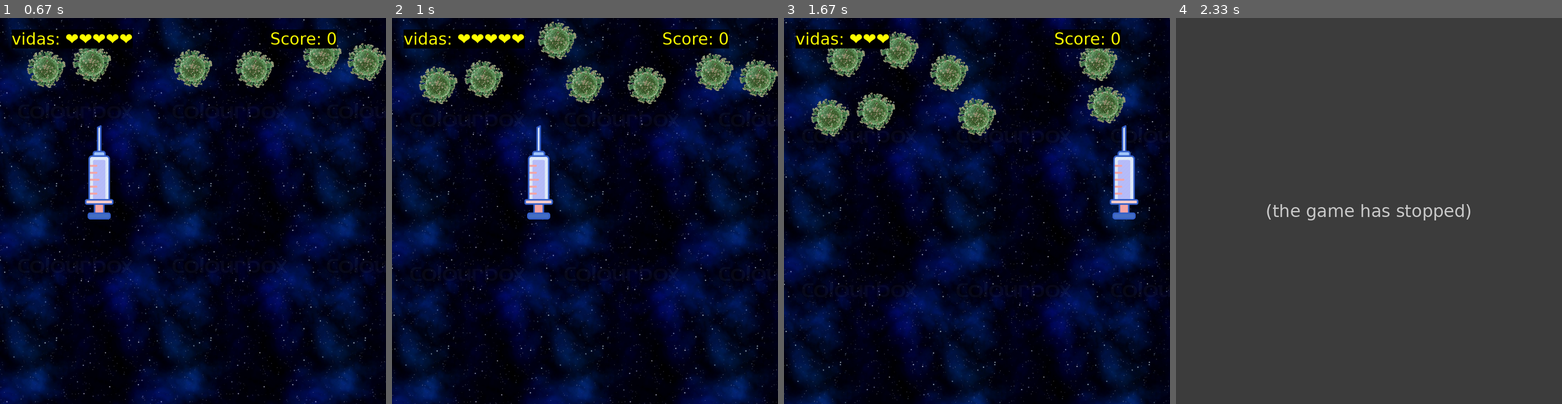
Above: before the commit, frames 1-4 (left to right).
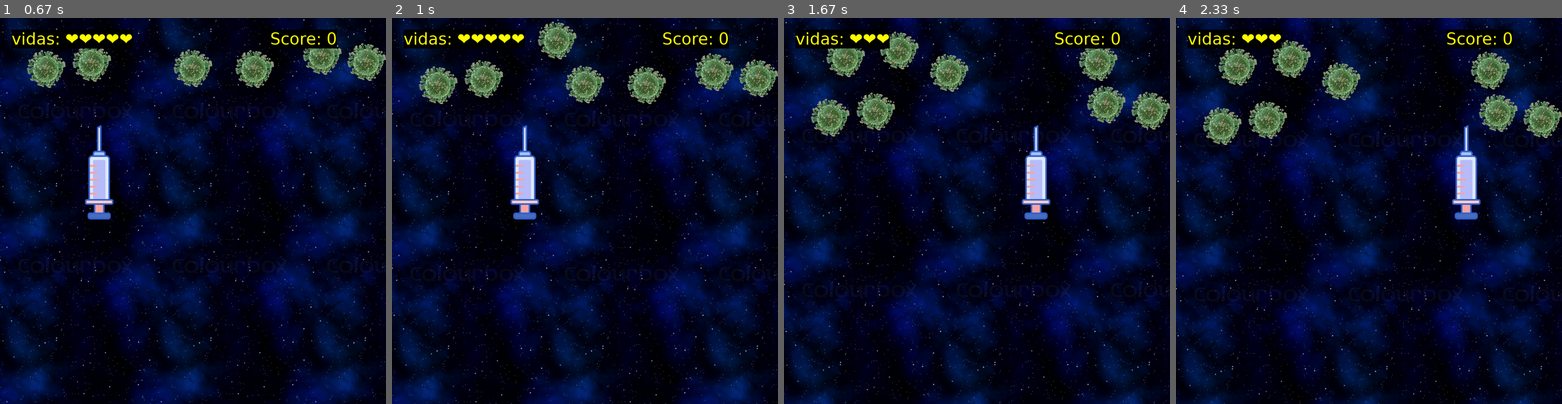
Above: after the commit, the same moments.

Repository: fccoelho/curso_pygame
Game: pygame game, started from coronashooter/main.py
Two runs of this game, one before a commit and one after it. Both use one fixed random seed, a clock stepped at 60 frames per second and the inputs below.
Inputs:
- Up to frame 1 (0.67 s): hold  from 0.33 s (still down); hold Right from 0.33 s (still down)
- Up to frame 2 (1 s): release  at 0.8 s; release Right at 0.8 s; hold M from 0.83 s (still down); hold Right from 0.83 s (still down)
- Up to frame 3 (1.67 s): release M at 1.3 s; release Right at 1.3 s; hold M from 1.33 s (still down); hold Right from 1.33 s (still down)
- Up to frame 4 (2.33 s): release M at 1.8 s; release Right at 1.8 s; tap Esc at 1.83 s

Frame 1 is identical in both runs. In frame 2, 1.6% of the frame differs, in the area x 30-42%, y 27-53%; in frame 3, 3.4%; in frame 4, 99%, in the area x 0-100%, y 0-100%.
Before the commit the program exited at 1.83 s; later frames show no game.

Commit message:
Adicionei controle de volume adicionei som de explosão na morte do jogador. adicionei game over

Diff:
--- a/coronashooter/main.py
+++ b/coronashooter/main.py
@@ -4,11 +4,13 @@
                            K_LEFT,
                            K_RIGHT,
                            QUIT,
+K_m, K_LEFTBRACKET, K_RIGHTBRACKET,
                            K_ESCAPE, K_UP, K_DOWN, K_RCTRL, K_LCTRL
                            )
 from fundo import Fundo
 from elementos import ElementoSprite
 import random
+from  time import sleep
 
 
 class Jogo:
@@ -25,19 +27,43 @@
         self.nivel = 0
         pygame.font.init()
         self.fonte = pygame.font.SysFont('bitstreamverasans', 42)
+        self.fonte2 = pygame.font.SysFont('bitstreamverasans', 80)
         pygame.mixer.music.load('sons/space-syndrome.wav')
+        self.explosão = pygame.mixer.Sound('sons/retro-explosion-02.wav')
         pygame.mixer.music.play(-1)
+        self.music = True
         self.screen_size = self.tela.get_size()
         pygame.mouse.set_visible(0)
         pygame.display.set_caption('Corona Shooter')
         self.run = True
-
+        self.go = False
+
+    def liga_desliga_musica(self):
+        if self.music:
+            pygame.mixer.music.pause()
+            self.music = False
+        else:
+            pygame.mixer.music.unpause()
+            self.music = True
+
+    def ajusta_volume(self, m):
+        volume = pygame.mixer.music.get_volume()
+        volume *= m
+        if volume > 1:
+            volume = 1
+        if volume < 0.1:
+            volume = 0.1
+        pygame.mixer.music.set_volume(volume)
 
     def escreve_placar(self):
         vidas = self.fonte.render(f'vidas: {self.jogador.get_lives()*"❤"}', 1, (255, 255, 0), (0, 0, 0))
         score = self.fonte.render(f'Score: {self.jogador.pontos}', 1, (255, 255, 0), (0, 0, 0))
         self.tela.blit(vidas, (30, 30))
         self.tela.blit(score, (self.screen_size[0] - 300, 30))
+
+    def game_over(self):
+        gameover = self.fonte2.render("GAME OVER!", 1, (255, 255, 0), (0, 0, 0))
+        self.tela.blit(gameover, (self.screen_size[0]//4, self.screen_size[1]//2))
 
     def manutenção(self):
         r = random.randint(0, 100)
@@ -101,6 +127,8 @@
         self.verifica_impactos(self.jogador, self.elementos["tiros_inimigo"],
                                self.jogador.alvejado)
         if self.jogador.morto:
+            pygame.mixer.Sound.play(self.explosão)
+            self.go = True
             self.run = False
             return
 
@@ -108,6 +136,8 @@
         self.verifica_impactos(self.jogador, self.elementos["virii"],
                                self.jogador.colisão)
         if self.jogador.morto:
+            pygame.mixer.Sound.play(self.explosão)
+            self.go = True
             self.run = False
             return
         # Verifica se o personagem atingiu algum alvo.
@@ -123,7 +153,7 @@
         if event.type == pygame.QUIT:
             self.run = False
 
-        if event.type in (KEYDOWN, KEYUP):
+        if event.type in (KEYDOWN,):
             key = event.key
             if key == K_ESCAPE:
                 self.run = False
@@ -138,6 +168,13 @@
                 self.jogador.accel_right()
             elif key == K_LEFT:
                 self.jogador.accel_left()
+            elif key == K_m:
+                self.liga_desliga_musica()
+            elif key == K_LEFTBRACKET:
+                self.ajusta_volume(0.9)
+            elif key == K_RIGHTBRACKET:
+                self.ajusta_volume(1.1)
+
 
         keys = pygame.key.get_pressed()
         if self.interval > 10:
@@ -157,6 +194,7 @@
             clock.tick(1000 / dt)
 
             self.trata_eventos()
+
             self.ação_elemento()
             self.manutenção()
             # Atualiza Elementos
@@ -164,10 +202,12 @@
 
             # Desenhe no back buffer
             self.desenha_elementos()
+            if self.go:
+                self.game_over()
+            # texto = self.fonte.render(f"Vidas: {self.jogador.get_lives()}", True, (255, 255, 255), (0, 0, 0))
             self.escreve_placar()
-            # texto = self.fonte.render(f"Vidas: {self.jogador.get_lives()}", True, (255, 255, 255), (0, 0, 0))
-
             pygame.display.flip()
+        sleep(2)
 
 
 class Nave(ElementoSprite):
@@ -246,6 +286,12 @@
         super().__init__(position, lives, [0, 0], image, new_size)
         self.pontos = 0
 
+    def alvejado(self):
+        if self.get_lives() <= 0:
+            pygame.mixer.Sound.play(self.explosão)
+            self.kill()
+        else:
+            self.set_lives(self.get_lives() - 1)
     def update(self, dt):
         move_speed = (self.speed[0] * dt / 16,
                       self.speed[1] * dt / 16)
Not shown, changed: README.md
Not shown, added: coronashooter/sons/fire.wav
Not shown, added: coronashooter/sons/retro-explosion-02.wav
